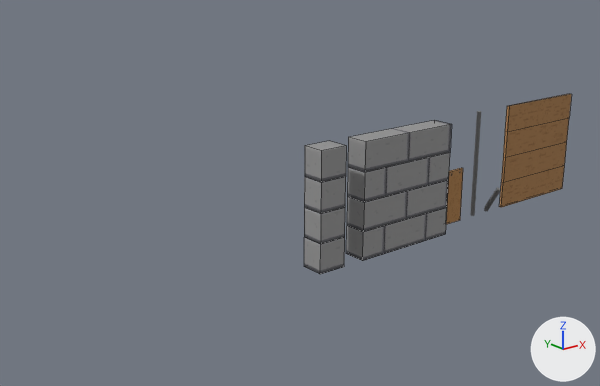
An edit to the Blender file BlenderAssets/BuildingParts.blend, drawn before and after from the same camera.
Before and after are seen from a 50 mm camera at (-5.35, -4.82, 2.56) aimed at (-1.33, 0.2, 0.55). The lights are fixed; the arrows at lower right show +X, +Y and +Z. Mesh edges are drawn as thin lines on the coarser meshes.

Objects in the first picture: 'BrickPillar', 'BrickWall', 'BrickWall.001', 'Cube', 'FencePost'.
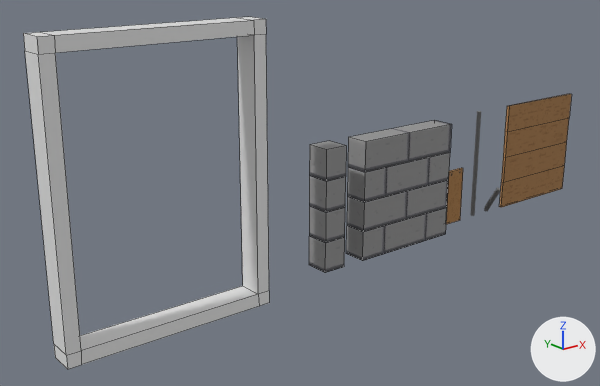
Boxes [x1, y1, x2, y2] around the edits, measured in the pictures (600 x 386 px):
'DoorFrame', added
    after: [23, 17, 269, 369]

The edits, one by one:
Mesh me_cube_006 is new.
It has 32 vertices, 32 faces and spans x -1.55..0.05, y -0.2..0.0, z -0.1..2.0.
Object 'DoorFrame' (ob_doorframe) is new; it shows me_cube_006.
Its location is (-2.0, 0.0, 0.0).
